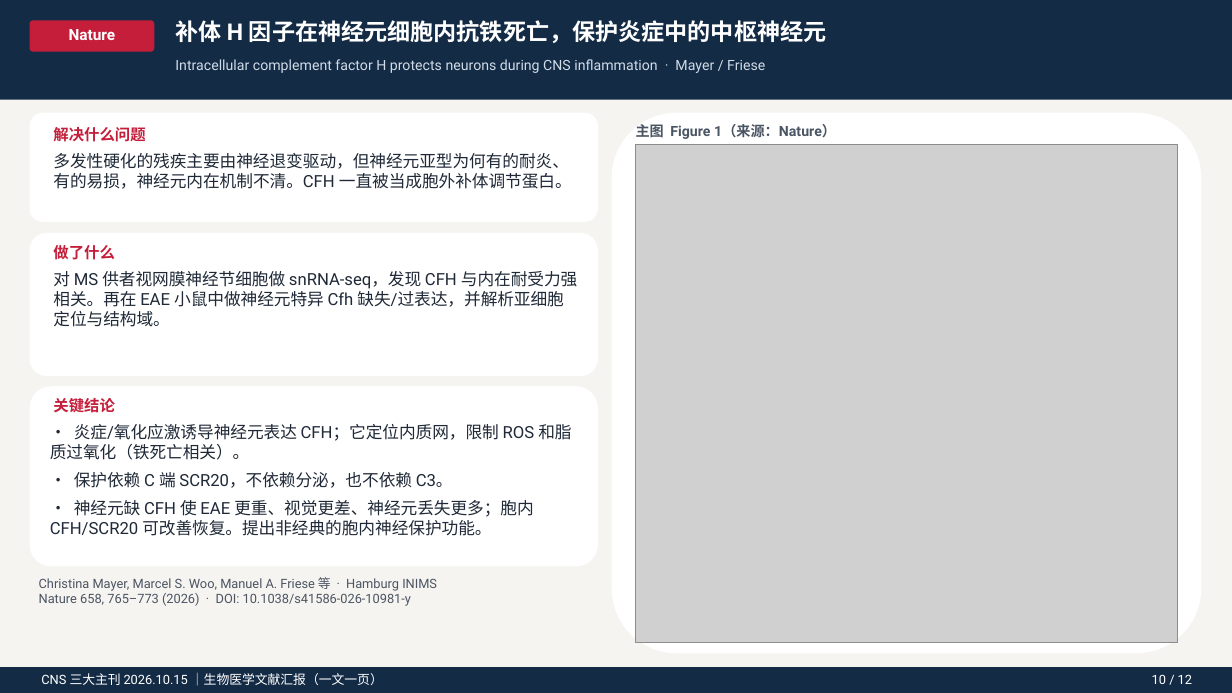
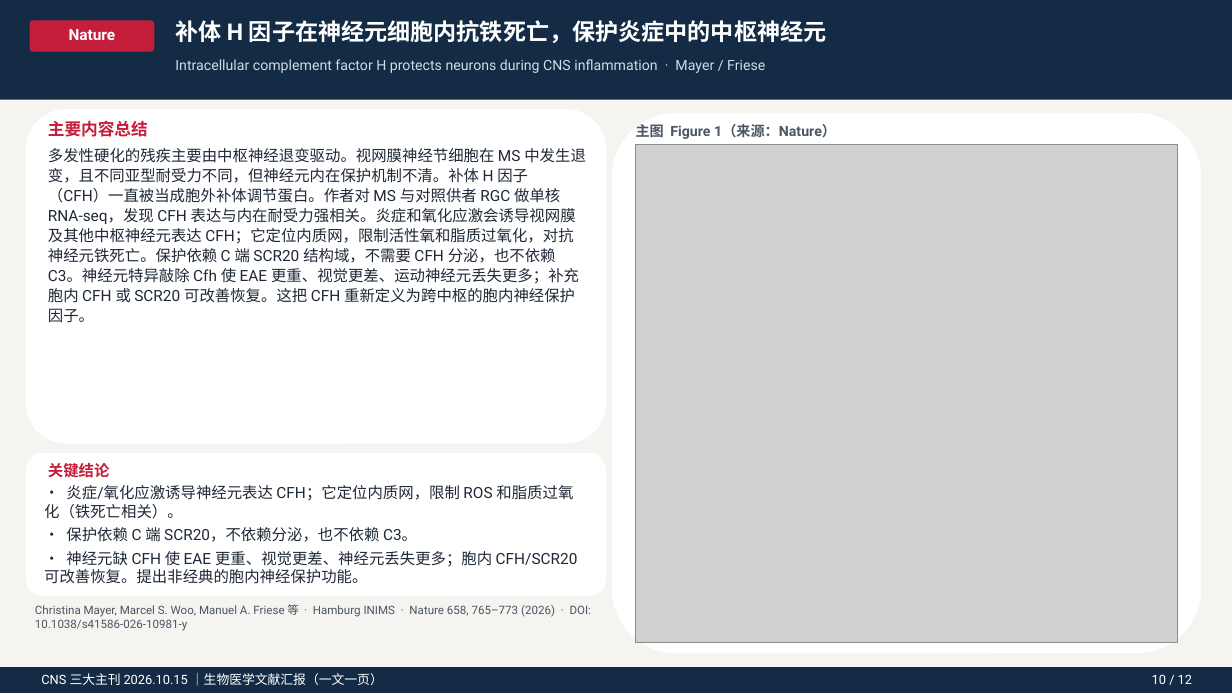
Before and after one commit to zh798858037-sys/AI, a slide deck: slide 12 of CNS_20261015_生物医学文献汇报.pptx. Drawn at 1232x693 pixels with LibreOffice and Linux fonts; fonts in the diff are those of the drawing; grey boxes stand for pictures. Boxes give left, top, right and bottom in pixels: in the first picture for what was removed or moved away, otherwise in the second. Text is boxed around its words. In the diff, an @@ line names an element or a change of style, - is before the commit and + after.

```diff
--- a/CNS_20261015_生物医学文献汇报.pptx
+++ b/CNS_20261015_生物医学文献汇报.pptx
@@ rounded rectangle: place and size @@
-rounded rectangle at bbox=[30, 233, 598, 376]
+rounded rectangle at bbox=[26, 109, 606, 444]
@@ rounded rectangle removed at bbox=[30, 113, 598, 222] @@
@@ text added at bbox=[48, 120, 148, 137], 13 pt, text #C41E3A, bold @@
+主要内容总结
@@ text added at bbox=[48, 148, 586, 323], 12 pt, text #1F2937 @@
+多发性硬化的残疾主要由中枢神经退变驱动。视网膜神经节细胞在 MS 中发生退变，且不同亚型耐受力不同，但神经元内在保护机制不清。补体 H 因子（CFH）一直被当成胞外补体调节蛋白。作者对 MS 与对照供者 RGC 做单核 RNA-seq，发现 CFH 表达与内在耐受力强相关。炎症和氧化应激会诱导视网膜及其他中枢神经元表达 CFH；它定位内质网，限制活性氧和脂质过氧化，对抗神经元铁死亡。保护依赖 C 端 SCR20 结构域，不需要 CFH 分泌，也不依赖 C3。神经元特异敲除 Cfh 使 EAE 更重、视觉更差、运动神经元丢失更多；补充胞内 CFH 或 SCR20 可改善恢复。这把 CFH 重新定义为跨中枢的胞内神经保护因子。
@@ text removed at bbox=[53, 127, 145, 142] @@
-解决什么问题
@@ text removed at bbox=[53, 153, 572, 189] @@
-多发性硬化的残疾主要由神经退变驱动，但神经元亚型为何有的耐炎、有的易损，神经元内在机制不清。CFH 一直被当成胞外补体调节蛋白。
@@ text removed at bbox=[53, 245, 115, 260] @@
-做了什么
@@ text removed at bbox=[53, 271, 577, 327] @@
-对 MS 供者视网膜神经节细胞做 snRNA-seq，发现 CFH 与内在耐受力强相关。再在 EAE 小鼠中做神经元特异 Cfh 缺失/过表达，并解析亚细胞定位与结构域。
@@ rounded rectangle: place and size @@
-rounded rectangle at bbox=[30, 386, 598, 567]
+rounded rectangle at bbox=[26, 453, 606, 596]
@@ text "• 炎症/氧化应激诱导神经元表达 CFH；它定位内质网，限制 ROS 和脂质过氧化（铁死亡相关）。": place and size @@
-text "• 炎症/氧化应激诱导神经元表达 CFH；它定位内质网，限制 ROS 和脂质过氧化（铁死亡相关）。" at bbox=[50, 424, 571, 536]
+text "• 炎症/氧化应激诱导神经元表达 CFH；它定位内质网，限制 ROS 和脂质过氧化（铁死亡相关）。" at bbox=[44, 485, 578, 584]
@@ text "• 炎症/氧化应激诱导神经元表达 CFH；它定位内质网，限制 ROS 和脂质过氧化（铁死亡相关）。" at bbox=[44, 485, 578, 584]: size 13 to 12 pt; less space between paragraphs @@
@@ text "关键结论": place and size @@
-text "关键结论" at bbox=[53, 398, 115, 413]
+text "关键结论" at bbox=[48, 463, 110, 478]
@@ text at bbox=[35, 604, 591, 631]: text changed; size 10 to 9 pt @@
-Christina Mayer, Marcel S. Woo, Manuel A. Friese 等 · Hamburg INIMS
-Nature 658, 765–773 (2026) · DOI: 10.1038/s41586-026-10981-y
+Christina Mayer, Marcel S. Woo, Manuel A. Friese 等 · Hamburg INIMS · Nature 658, 765–773 (2026) · DOI: 10.1038/s41586-026-10981-y
```
Also in this commit, not shown: 12 other slides changed, 2 other files.
